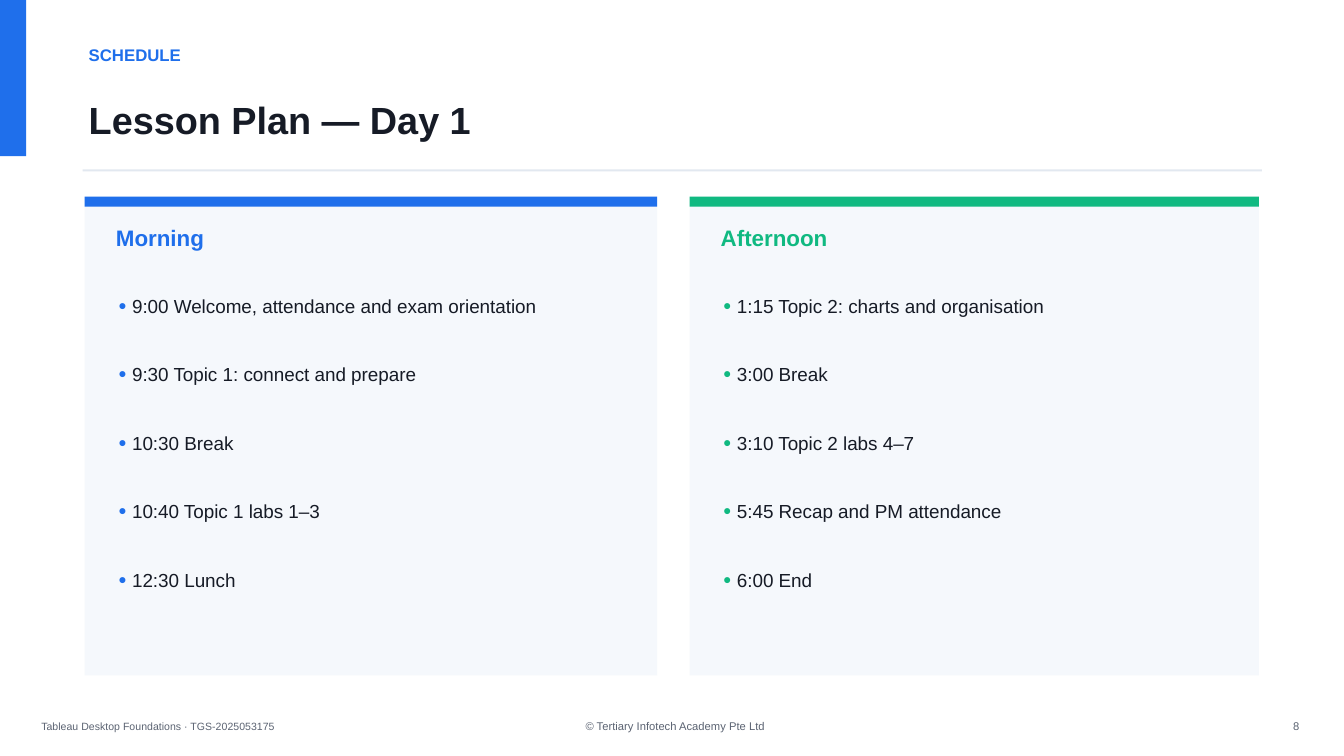
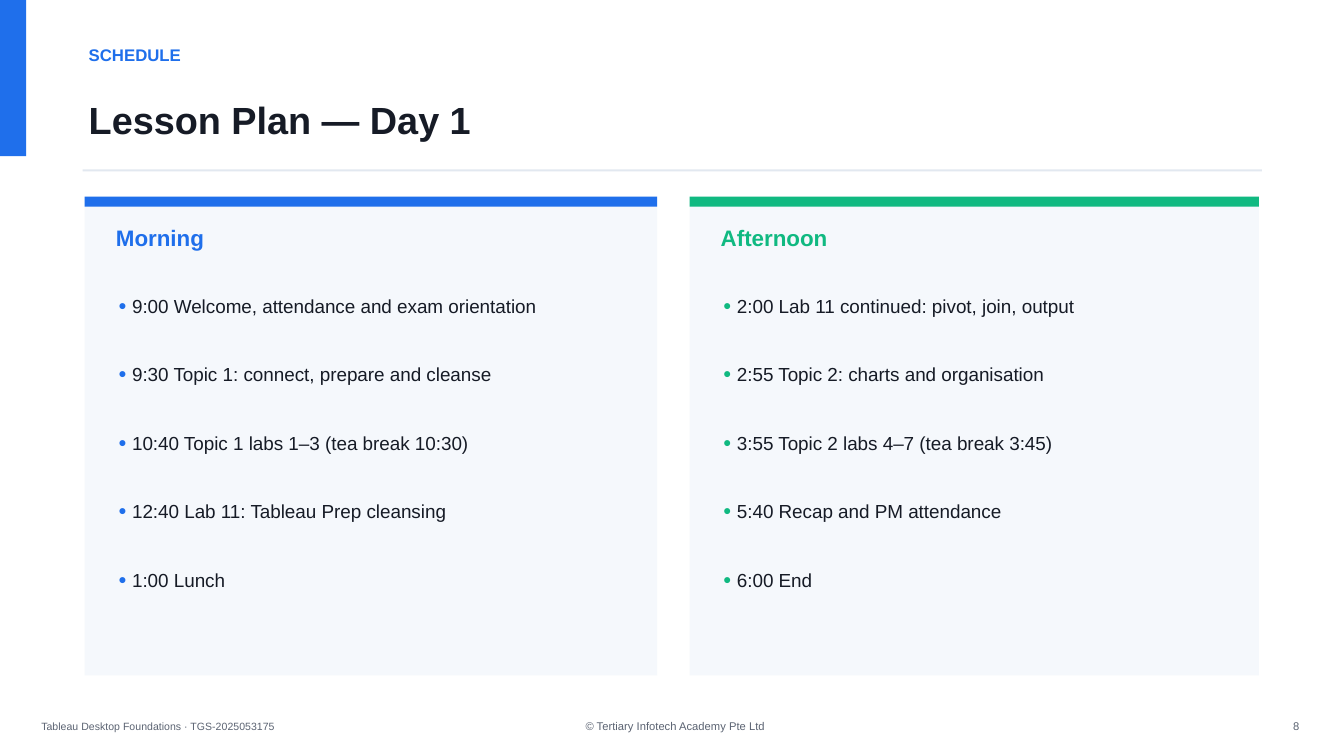
Before and after one commit to tertiarycourses/TGS-2025053175---Tableau-Certified-Desktop-Specialist-Training, a slide deck: slide 8 of courseware/Tableau Desktop Foundations-v5.pptx. Drawn at 1344x756 pixels with LibreOffice and Linux fonts; fonts in the diff are those of the drawing. Boxes give left, top, right and bottom in pixels: in the first picture for what was removed or moved away, otherwise in the second. Text is boxed around its words. In the diff, an @@ line names an element or a change of style, - is before the commit and + after.

```diff
--- a/courseware/Tableau Desktop Foundations-v5.pptx
+++ b/courseware/Tableau Desktop Foundations-v5.pptx
@@ text at [737,299,1074,317]: text changed @@
-• 1:15 Topic 2: charts and organisation
+• 2:00 Lab 11 continued: pivot, join, output
@@ text at [132,367,491,385]: text changed @@
-• 9:30 Topic 1: connect and prepare
+• 9:30 Topic 1: connect, prepare and cleanse
@@ text at [737,367,1043,385]: text changed @@
-• 3:00 Break
+• 2:55 Topic 2: charts and organisation
@@ text at [132,436,468,454]: text changed @@
-• 10:30 Break
+• 10:40 Topic 1 labs 1–3 (tea break 10:30)
@@ text at [737,436,1052,454]: text changed @@
-• 3:10 Topic 2 labs 4–7
+• 3:55 Topic 2 labs 4–7 (tea break 3:45)
@@ text at [132,504,446,522]: text changed @@
-• 10:40 Topic 1 labs 1–3
+• 12:40 Lab 11: Tableau Prep cleansing
@@ text at [737,504,1001,522]: text changed @@
-• 5:45 Recap and PM attendance
+• 5:40 Recap and PM attendance
@@ text at [132,573,225,587]: text changed @@
-• 12:30 Lunch
+• 1:00 Lunch
```
Also in this commit, not shown: 4 other slides changed, 17 other files.
